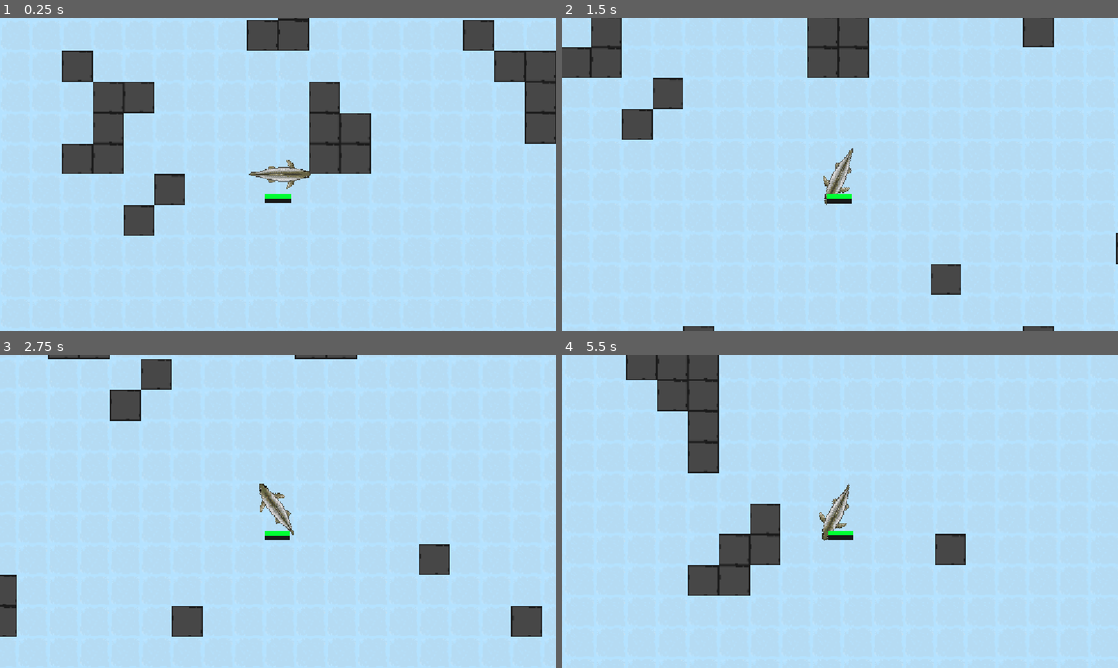
Above: before the commit, frames 1-4 (two rows, left to right).
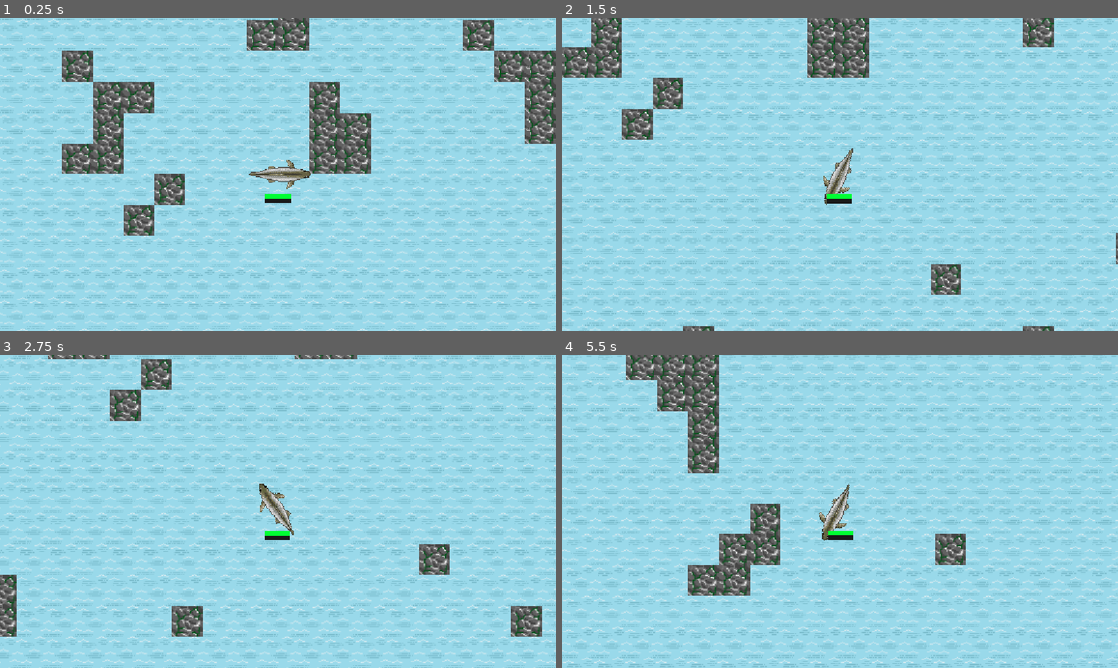
Above: after the commit, the same moments.

Repository: vincentchen18/Pelagico
Game: Godot game, scene res://ocean.tscn
The game is run twice, just before and just after one commit, with the same random seed, the same clock (stepped at 60 frames per second) and the same inputs.
Inputs (mouse positions are in pixels of both pictures, inside the frame that each line leads up to):
- Up to frame 1 (0.25 s): no input
- Up to frame 2 (1.5 s): tap Enter at 0.5 s; move the mouse to (962, 158) at 0.52 s; hold Right (right) 0.53-1.25 s; tap F (dash) at 0.6 s; click (962, 158) at 0.67 s; drag from (728, 190) to (812, 237) at 1.27 s
- Up to frame 3 (2.75 s): move the mouse to (333, 442) at 2.02 s; hold Right (right) from 2.03 s (still down); tap Shift at 2.1 s
- Up to frame 4 (5.5 s): release Right (right) at 2.75 s; drag from (812, 574) to (673, 464) at 2.77 s; move the mouse to (1006, 558) at 3.52 s; hold Left (left) 3.53-4.25 s; tap Alt at 3.6 s; drag from (673, 464) to (823, 542) at 4.27 s; move the mouse to (867, 511) at 5.02 s; hold Down (backward) from 5.03 s (still down); tap F (dash) at 5.1 s; click (867, 511) at 5.17 s

The runs differ from the first frame. In frame 1, 84% of the frame differs, in the area x 0-100%, y 0-100%; in frame 2, 85%; in frame 3, 86%; in frame 4, 85%.

Commit message:
xpbar bugfix + new tileset

Diff:
--- a/Scripts/crab.gd
+++ b/Scripts/crab.gd
@@ -43,7 +43,7 @@
 func die():
 	var xpbar = get_node_or_null("/root/ocean/Player/xpbar")
 	if xpbar:
-		xpbar.xp += 4.0
+		xpbar.gain_xp(20.0)
 		xpbar.update_bar()
 	queue_free()
 func _ready() -> void:
--- a/Scripts/tile_map_layer.gd
+++ b/Scripts/tile_map_layer.gd
@@ -1,14 +1,14 @@
 extends TileMapLayer
 
-const sourceid = 2
-const walltilepos = Vector2i(0, 1)
+const sourceid = 1
+const walltilepos = Vector2i(1,2)
 const CRAB = preload("res://enemys/crab.tscn")
 const CRAB_CHANCE = 0.02
 
 var worldmap: Dictionary = {}
 var noise = FastNoiseLite.new()
 var chunkvector = Vector2(0, 0)
-var oceantilespos = Vector2i(0, 0)
+var oceantilespos = Vector2i(0, 1)
 var chunkoffset: Vector2 = Vector2.ZERO
 
 @export var player: Node2D
@@ -31,9 +31,9 @@
 	var startx: int = cx * 8
 	var starty: int = cy * 8
 	if cx > 5:
-		oceantilespos = Vector2i(0, 3)
+		oceantilespos = Vector2i(0, 2)
 	else:
-		oceantilespos = Vector2i(0, 0)
+		oceantilespos = Vector2i(0, 1)
 	if worldmap.has(chunkkey): return
 	for i in range(8):
 		var currentlis: Array = []
--- a/Scripts/xpbar.gd
+++ b/Scripts/xpbar.gd
@@ -27,6 +27,7 @@
 		player.regen_amt = regens[stage]
 		player.regen_delay = regens_delays[stage]
 		player.since_hit = 5.0 #immediately regen upon level up
+		max_xp = growth_thresholds[stage]
 
 	update_bar()
 
@@ -47,6 +48,7 @@
 	update_bar()
 func update_bar():
 	value = xp
+	max_value = max_xp
 	var t := float(xp) / max_xp
 	var fill := StyleBoxFlat.new()
 	fill.bg_color = Color("#FBC835")
--- a/ocean.tscn
+++ b/ocean.tscn
@@ -1,8 +1,8 @@
 [gd_scene format=4 uid="uid://doic7q671l7po"]
 
 [ext_resource type="Script" uid="uid://dorlqcmmxtk38" path="res://Scripts/ocean.gd" id="1_06qne"]
-[ext_resource type="Texture2D" uid="uid://c16oc7mtef88y" path="res://Assets/PlaceHolder Sprites.png" id="1_n3fli"]
 [ext_resource type="Script" uid="uid://cf2cchhw3svwq" path="res://Scripts/tile_map_layer.gd" id="2_bwgqs"]
+[ext_resource type="Texture2D" uid="uid://c1qidhjr6dube" path="res://Assets/tilset.png" id="2_nrb0v"]
 [ext_resource type="Script" uid="uid://desdkck6u5g7u" path="res://Scripts/player.gd" id="3_bwgqs"]
 [ext_resource type="Script" uid="uid://curosp1x82ykl" path="res://Scripts/healthbar.gd" id="5_ihpsq"]
 [ext_resource type="Texture2D" uid="uid://veft6sl5q430" path="res://Assets/Fish.png" id="5_n3fli"]
@@ -10,22 +10,27 @@
 [ext_resource type="Script" uid="uid://cdrqpsuklvint" path="res://Scripts/spawnlayer.gd" id="8_nrb0v"]
 [ext_resource type="Script" uid="uid://8xhvh7pfihdr" path="res://Scripts/xpbar.gd" id="8_v5bp3"]
 
-[sub_resource type="TileSetAtlasSource" id="TileSetAtlasSource_n3fli"]
-texture = ExtResource("1_n3fli")
+[sub_resource type="TileSetAtlasSource" id="TileSetAtlasSource_v5bp3"]
+texture = ExtResource("2_nrb0v")
 texture_region_size = Vector2i(32, 32)
 0:0/0 = 0
+0:0/0/physics_layer_0/polygon_0/points = PackedVector2Array(-16, -16, 16, -16, 16, 16, -16, 16)
+1:0/0 = 0
 0:1/0 = 0
-0:1/0/physics_layer_0/polygon_0/points = PackedVector2Array(-16, -16, 16, -16, 16, 16, -16, 16)
+1:1/0 = 0
 0:2/0 = 0
+1:2/0 = 0
+1:2/0/physics_layer_0/polygon_0/points = PackedVector2Array(-16, -16, 16, -16, 16, 16, -16, 16)
 0:3/0 = 0
-0:3/0/custom_data_0 = "crab"
+1:3/0 = 0
+1:3/0/physics_layer_0/polygon_0/points = PackedVector2Array(-16, -16, 16, -16, 16, 16, -16, 16)
 
 [sub_resource type="TileSet" id="TileSet_0e48y"]
 tile_size = Vector2i(32, 32)
 physics_layer_0/collision_layer = 1
 custom_data_layer_0/name = "spawn"
 custom_data_layer_0/type = 4
-sources/2 = SubResource("TileSetAtlasSource_n3fli")
+sources/1 = SubResource("TileSetAtlasSource_v5bp3")
 
 [sub_resource type="RectangleShape2D" id="RectangleShape2D_2dx8q"]
 size = Vector2(56, 12)
Not shown, added: Assets/tileset.png.import
Binary file added: Assets/tilset.png
Not shown, added: Assets/tilset.png.import
